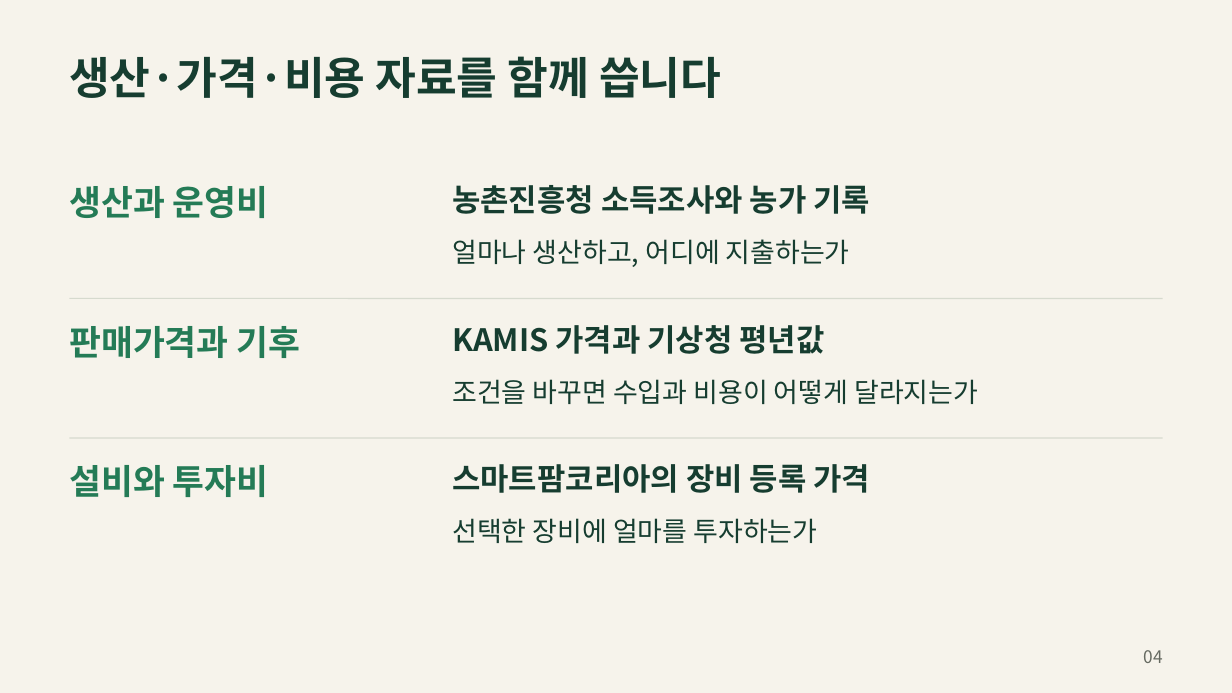
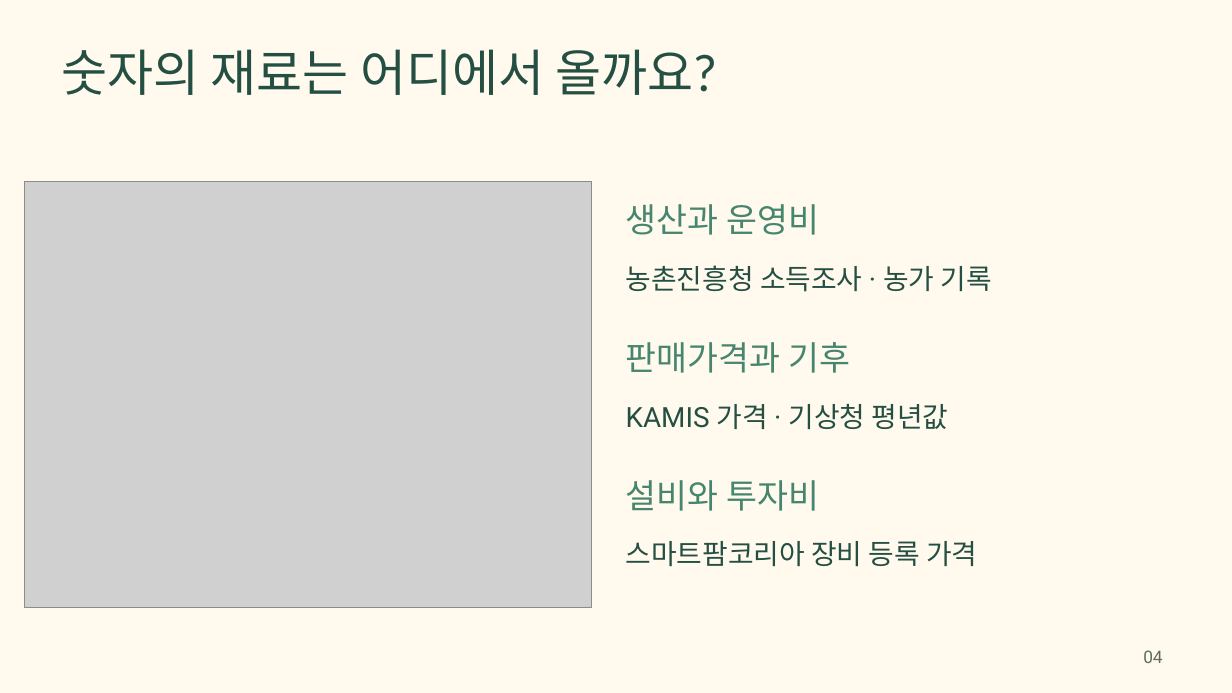
Before and after one commit to jinuk0211/smartfarm-adoption, a slide deck: slide 4 of presentation/smartfarm_proposal.pptx. Drawn at 1232x693 pixels with LibreOffice and Linux fonts; fonts in the diff are those of the drawing; grey boxes stand for pictures. Boxes give left, top, right and bottom in pixels: in the first picture for what was removed or moved away, otherwise in the second. Text is boxed around its words. In the diff, an @@ line names an element or a change of style, - is before the commit and + after.

```diff
--- a/presentation/smartfarm_proposal.pptx
+++ b/presentation/smartfarm_proposal.pptx
@@ background #F6F3EB to #FFF9EE @@
@@ text added at [62,49,717,95], 39 pt, text #254F43 @@
+숫자의 재료는 어디에서 올까요?
@@ text removed at [69,56,721,98] @@
-생산·가격·비용 자료를 함께 씁니다
@@ picture added at [24,181,592,607] @@
@@ text "생산과 운영비": place and size @@
-text "생산과 운영비" at [69,186,269,218]
+text "생산과 운영비" at [626,204,819,235]
@@ text removed at [452,239,850,267] @@
-얼마나 생산하고, 어디에 지출하는가
@@ text at [626,265,992,292]: text changed; size 24 to 21.8 pt; font Noto Sans CJK KR to Roboto; text colour #163D30 to #254F43; bold off @@
-농촌진흥청 소득조사와 농가 기록
+농촌진흥청 소득조사 · 농가 기록
@@ line removed from (69, 299) to (1163, 299) @@
@@ text "판매가격과 기후": place and size @@
-text "판매가격과 기후" at [69,326,301,358]
+text "판매가격과 기후" at [626,342,850,373]
@@ text removed at [452,379,978,404] @@
-조건을 바꾸면 수입과 비용이 어떻게 달라지는가
@@ text at [626,404,949,429]: text changed; size 24 to 21.8 pt; font Noto Sans CJK KR to Roboto; text colour #163D30 to #254F43; bold off @@
-KAMIS 가격과 기상청 평년값
+KAMIS 가격 · 기상청 평년값
@@ line removed from (69, 438) to (1163, 438) @@
@@ size 27 to 26.2 pt, font Noto Sans CJK KR to Lato, text colour #247B56 to #46856E, bold off in 3 elements at [626,204,819,235], [626,342,850,373], [626,480,819,511] @@
@@ text "설비와 투자비": place and size @@
-text "설비와 투자비" at [69,465,269,497]
+text "설비와 투자비" at [626,480,819,511]
@@ text removed at [452,518,817,543] @@
-선택한 장비에 얼마를 투자하는가
@@ text at [626,541,977,567]: text changed; size 24 to 21.8 pt; font Noto Sans CJK KR to Roboto; text colour #163D30 to #254F43; bold off @@
-스마트팜코리아의 장비 등록 가격
+스마트팜코리아 장비 등록 가격
@@ text "04" at [1143,650,1162,663]: font Noto Sans CJK KR to Roboto, text colour #666A61 to #5F6C61 @@
```
Also in this commit, not shown: 27 other slides changed, 20 other files.
